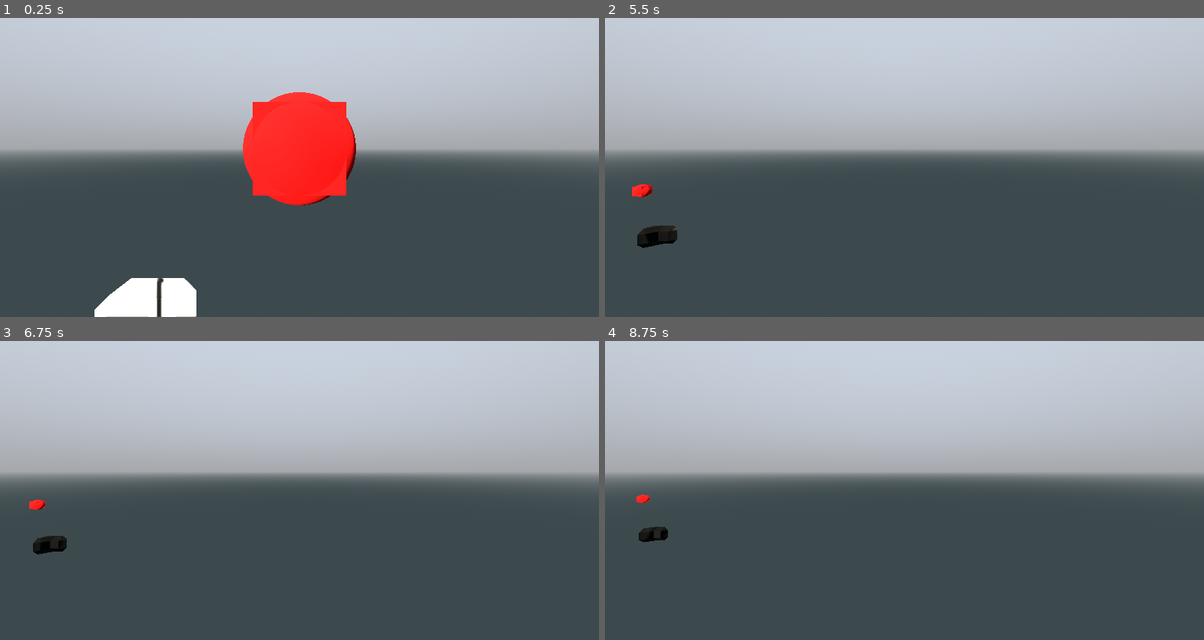
Above: before the commit, frames 1-4 (two rows, left to right).
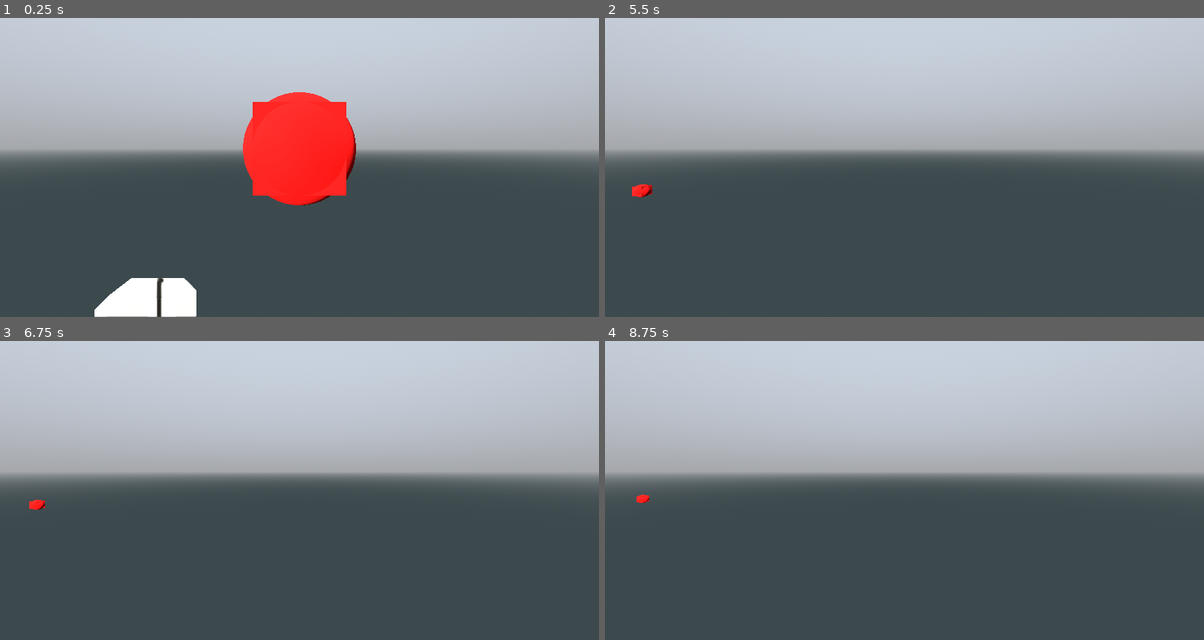
Above: after the commit, the same moments.

Repository: pixerhp/Hatchetflair
Game: Godot game, scene res://topscenes/gameplay_topscene.tscn
Two runs of this game, one before a commit and one after it. Both use one fixed random seed, a clock stepped at 60 frames per second and the inputs below.
Inputs (mouse positions are in pixels of both pictures, inside the frame that each line leads up to):
- Up to frame 1 (0.25 s): no input
- Up to frame 2 (5.5 s): tap Enter at 0.5, 2, 3.5 s; move the mouse to (1036, 131) at 0.52 s; hold D (move_right) 0.53-1.28 s; hold Shift (speed_faster) 0.53-1.28 s; click (1036, 131) at 0.67 s; tap Space (move_jump_up) at 1.25, 2.75, 4.25 s; move the mouse to (784, 164) at 1.27 s; hold S (move_backwards) 1.28-2.03 s; tap Ctrl (speed_slower) at 1.35, 2.85, 4.35 s; move the mouse to (964, 74) at 2.02 s; hold D (move_right) 2.03-2.78 s; hold Shift (speed_faster) 2.03-2.78 s; move the mouse to (874, 215) at 2.77 s; hold W (move_forwards) 2.78-3.53 s; click (874, 215) at 2.92 s; move the mouse to (1084, 200) at 3.52 s; hold Shift (speed_faster) 3.53-4.28 s; hold A (move_left) 3.53-5.03 s; move the mouse to (724, 98) at 4.27 s; move the mouse to (934, 149) at 5.02 s; hold S (move_backwards) from 5.03 s (still down); hold Shift (speed_faster) from 5.03 s (still down); click (934, 149) at 5.17 s
- Up to frame 3 (6.75 s): move the mouse to (209, 388) at 5.77 s; release S (move_backwards) at 5.78 s; release Shift (speed_faster) at 5.78 s; hold D (move_right) 5.78-6.53 s; tap Ctrl (speed_slower) at 5.85 s; move the mouse to (431, 454) at 6.52 s; hold W (move_forwards) from 6.53 s (still down); hold Shift (speed_faster) from 6.53 s (still down)
- Up to frame 4 (8.75 s): move the mouse to (784, 487) at 7.27 s; release W (move_forwards) at 7.28 s; release Shift (speed_faster) at 7.28 s; hold D (move_right) 7.28-8.03 s; tap Ctrl (speed_slower) at 7.35 s; click (784, 487) at 7.42 s; move the mouse to (964, 397) at 8.02 s; hold S (move_backwards) from 8.03 s (still down); hold Shift (speed_faster) from 8.03 s (still down)

The runs differ from the first frame. In frame 1, less than 0.1% of the frame differs, in the area x 15-33%, y 99-100%; in frame 2, 0.4%, in the area x 5-13%, y 69-77%; in frame 3, 0.3%; in frame 4, 0.2%.

Commit message:
Add alpha

Diff:
--- a/assets/substance_rendering/subst_shader.gdshader
+++ b/assets/substance_rendering/subst_shader.gdshader
@@ -10,7 +10,9 @@
 
 void fragment() {
 	// Called for every pixel the material is visible on.
-	ALBEDO = texture(albedo_textures, vec3(SCREEN_UV.xy, 1)).rgb;
+	vec4 color = texture(albedo_textures, vec3(SCREEN_UV.xy, 1));
+	ALPHA = color.a;
+	ALBEDO = color.rgb;
 	NORMAL_MAP = texture(normal_map_textures, vec3(SCREEN_UV.xy, 1)).rgb;
 	vec4 special = texture(specials_textures, vec3(SCREEN_UV.xy, 1));
 	METALLIC = special.r;
